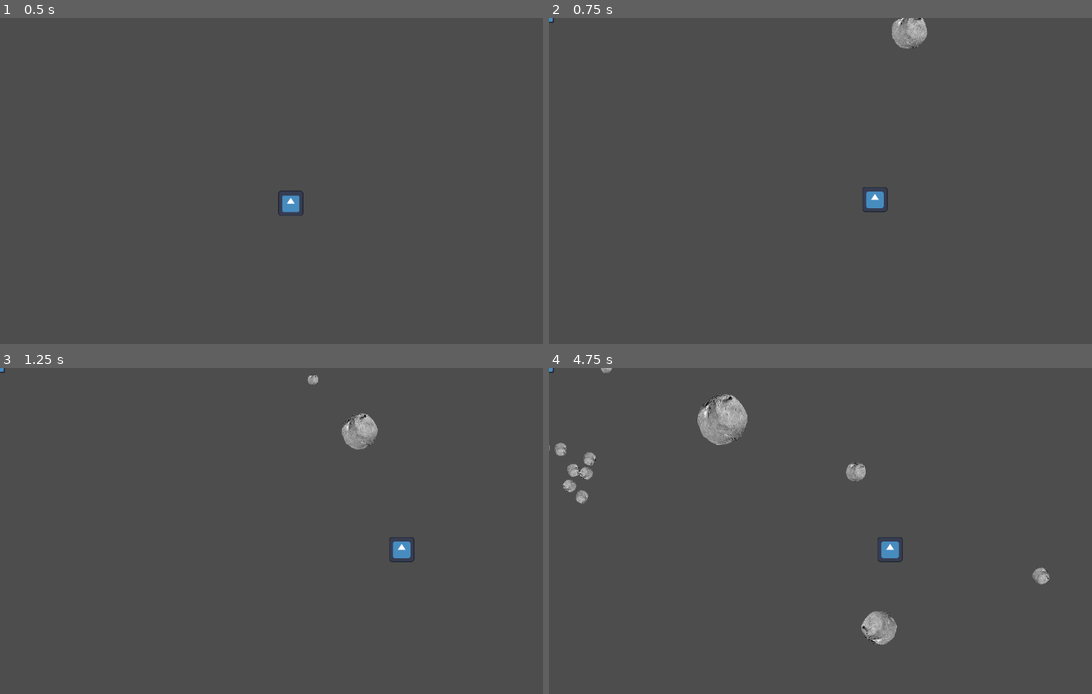
Above: before the commit, frames 1-4 (two rows, left to right).
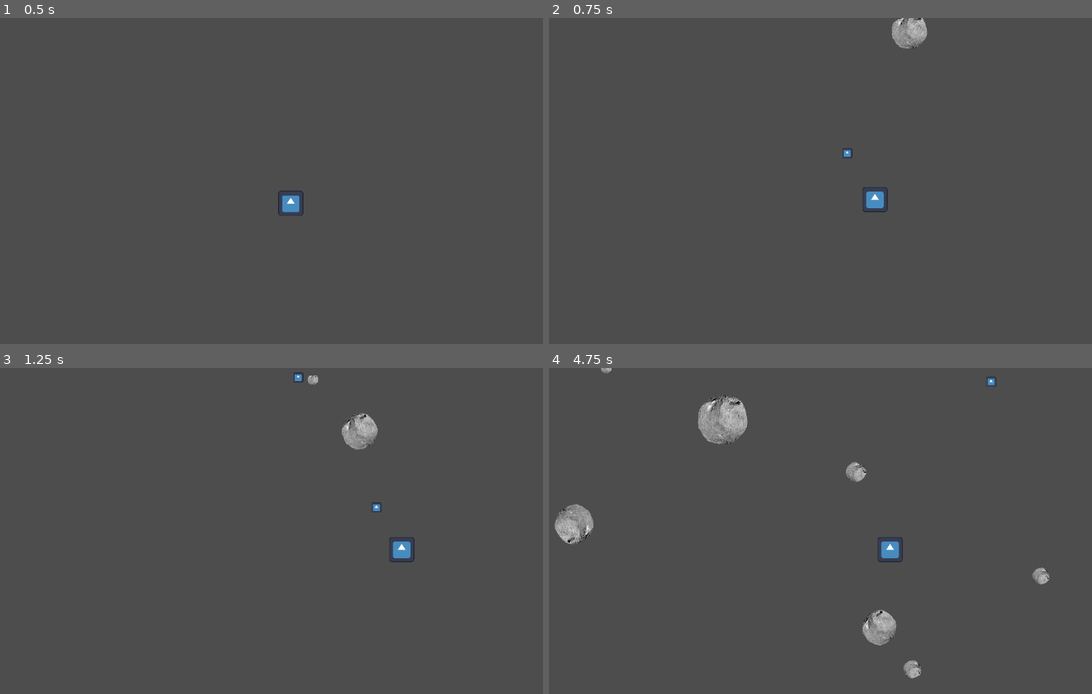
Above: after the commit, the same moments.

Repository: DigitsCodeCompendium/game.MJ198
Game: Godot game, scene res://scenes/game.tscn
The game is run twice, just before and just after one commit, with the same random seed, the same clock (stepped at 60 frames per second) and the same inputs. The engine's default icon, where the game draws it, is replaced by a stand-in: a white triangle on a blue panel in a dark square.
Inputs (mouse positions are in pixels of both pictures, inside the frame that each line leads up to):
- Up to frame 1 (0.5 s): no input
- Up to frame 2 (0.75 s): move the mouse to (967, 164) at 0.52 s; hold D (move_right) from 0.53 s (still down); hold Space (shoot) from 0.53 s (still down)
- Up to frame 3 (1.25 s): keep holding D (move_right); keep holding Space (shoot)
- Up to frame 4 (4.75 s): move the mouse to (722, 547) at 1.27 s; release D (move_right) at 1.28 s; release Space (shoot) at 1.28 s; hold A (move_left) 1.28-2.03 s; tap Space (shoot) at 1.35, 2.85, 4.35 s; move the mouse to (896, 459) at 2.02 s; hold Space (shoot) 2.03-2.78 s; hold D (move_right) 2.03-3.53 s; move the mouse to (809, 596) at 2.77 s; move the mouse to (1015, 579) at 3.52 s; hold Space (shoot) 3.53-4.28 s; hold A (move_left) from 3.53 s (still down); move the mouse to (663, 482) at 4.27 s

Frame 1 is identical in both runs. In frame 2, less than 0.1% of the frame differs, in the area x 0-56%, y 0-43%; in frame 3, less than 0.1%; in frame 4, 2.0%, in the area x 0-83%, y 0-96%.
Error before the commit: Invalid call to function 'launch' in base 'Area2D (basic_bullet.gd)'. Expected 4 argument(s). (res://scenes/systems/weapons/base_weapon.gd:26)

Commit message:
added damage value to bullets

Diff:
--- a/resources/base_weapon.tres
+++ b/resources/base_weapon.tres
@@ -1,14 +1,8 @@
-[gd_resource type="Resource" script_class="BaseWeapon" load_steps=2 format=3 uid="uid://b1xeh35fgd78s"]
+[gd_resource type="Resource" script_class="BaseWeapon" load_steps=3 format=3 uid="uid://b1xeh35fgd78s"]
 
+[ext_resource type="PackedScene" uid="uid://cfr6dshc1ngsh" path="res://scenes/systems/weapons/basic_bullet.tscn" id="1_nytrh"]
 [ext_resource type="Script" uid="uid://cueeg24waj6we" path="res://scenes/systems/weapons/base_weapon.gd" id="2_n3wyw"]
 
 [resource]
 script = ExtResource("2_n3wyw")
-base_fire_rate = null
-base_damage = null
-base_projectile_velocity = null
-base_projectile_size = null
-base_projectile_count = null
-base_projectile_spread = null
-base_inacuracy = null
 metadata/_custom_type_script = "uid://cueeg24waj6we"
--- a/scenes/systems/weapons/base_weapon.gd
+++ b/scenes/systems/weapons/base_weapon.gd
@@ -23,7 +23,7 @@
 func _fire(parent) -> void:
 	var bullet = bullet_scene.instantiate()
 	parent.get_tree().current_scene.add_child(bullet)
-	bullet.launch(Vector2(0, -500), parent.owner.position, 1)
+	bullet.launch(Vector2(0, -500), parent.owner.position, 1, self.base_damage)
 
 func cooldown_weapon(amount) -> void:
 	_cooldown -= amount
